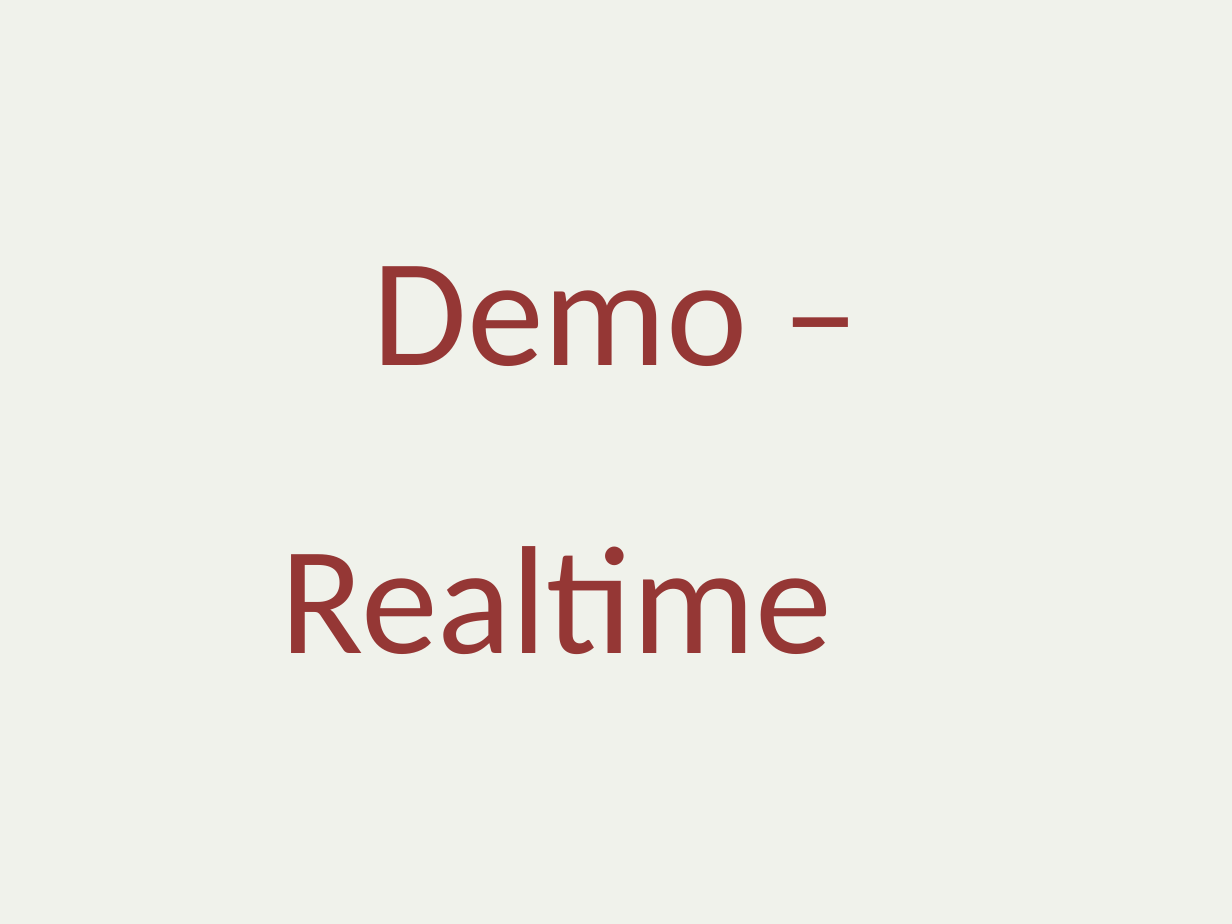
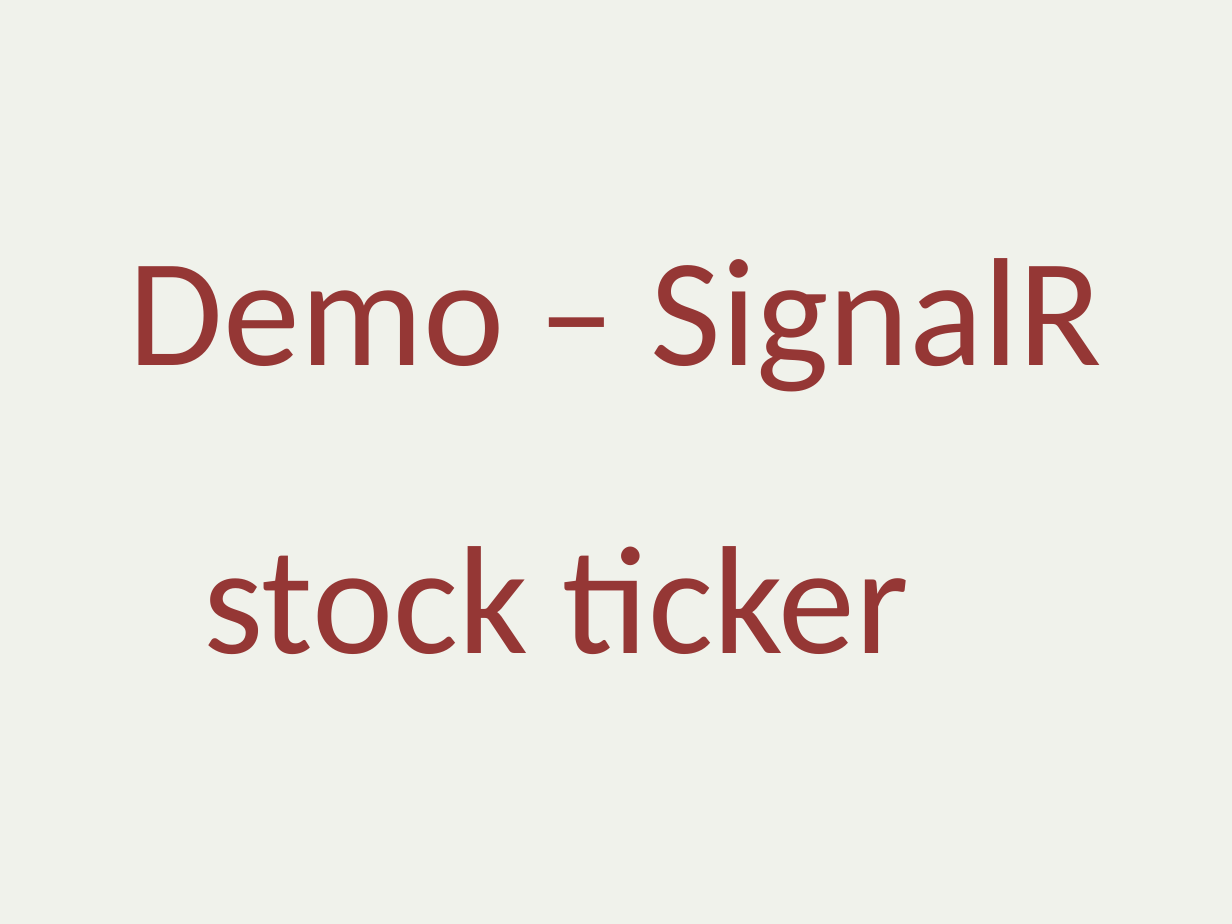
Before and after one commit to alani/Talks, a slide deck: slide 4 of SignalR-Intro/SignalRIntro.pptx. Drawn at 1232x924 pixels with LibreOffice and Linux fonts; fonts in the diff are those of the drawing. Boxes give left, top, right and bottom in pixels: in the first picture for what was removed or moved away, otherwise in the second. Text is boxed around its words. In the diff, an @@ line names an element or a change of style, - is before the commit and + after.

```diff
--- a/SignalR-Intro/SignalRIntro.pptx
+++ b/SignalR-Intro/SignalRIntro.pptx
@@ title at (129, 258, 1102, 654): text changed @@
-Demo – Realtime?
+Demo – SignalR stock ticker?
```
Also in this commit, not shown: 4 other slides changed, 3 slides added, 5 slides removed.
